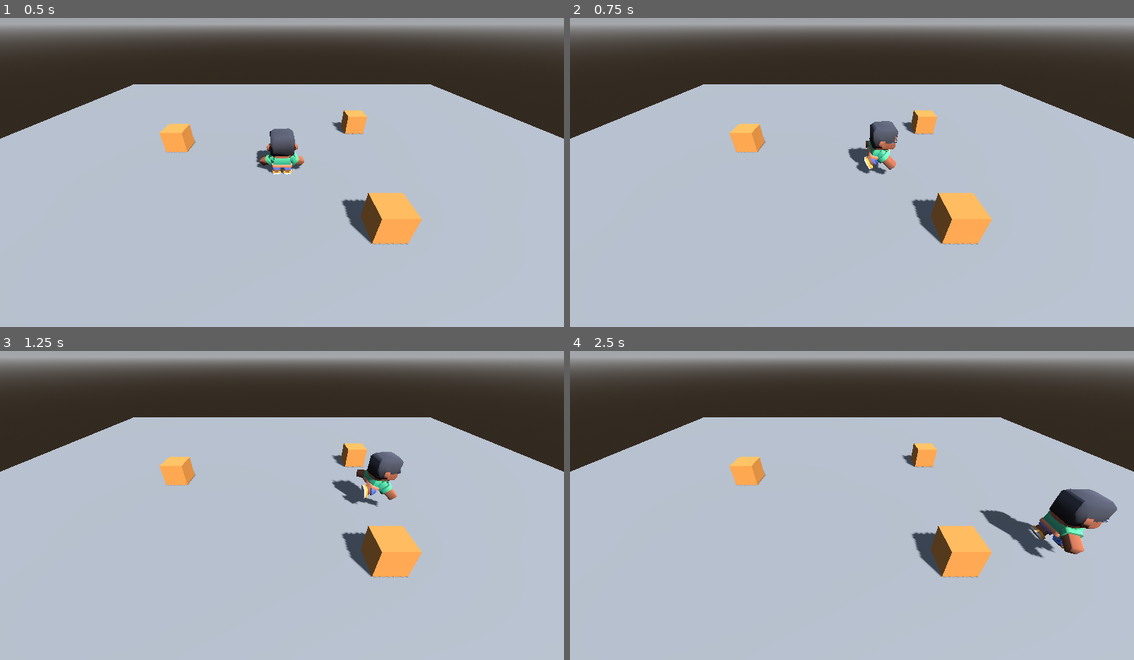
Above: before the commit, frames 1-4 (two rows, left to right).
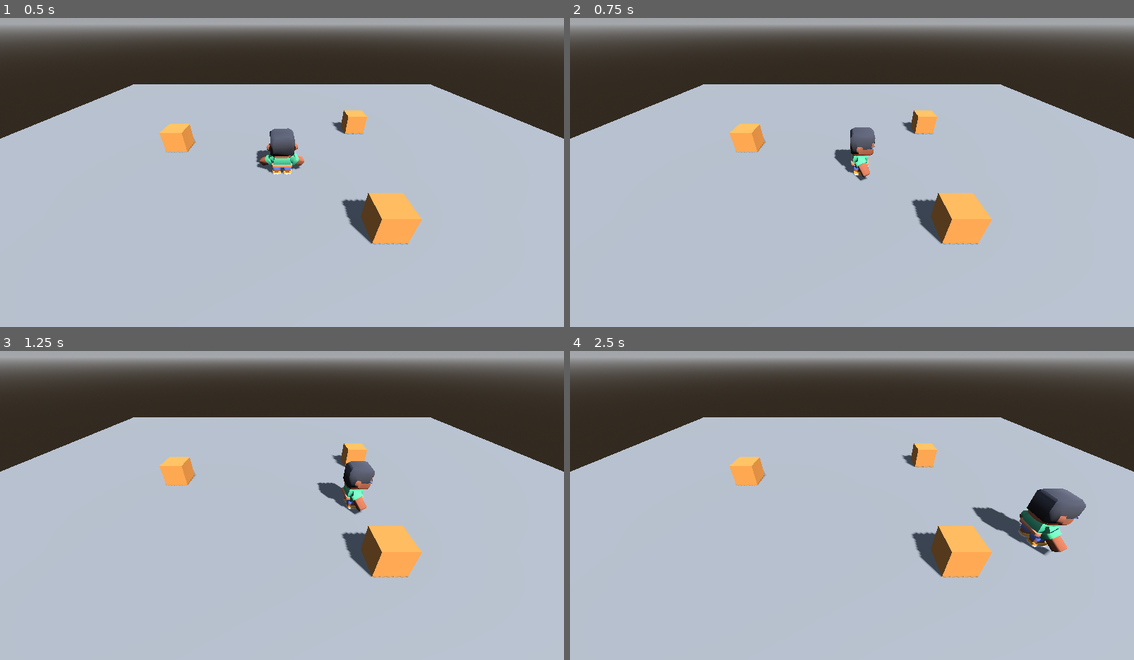
Above: after the commit, the same moments.

Repository: juan-camiloo/Click-the-button
Game: Godot game, scene res://main.tscn
Same seed, same stepped clock (60 frames per second), same inputs: the game is played once before the commit and once after it.
Inputs:
- Up to frame 1 (0.5 s): no input
- Up to frame 2 (0.75 s): tap Enter at 0.5 s; hold D (move_right) from 0.53 s (still down); hold Shift (correr) from 0.53 s (still down)
- Up to frame 3 (1.25 s): keep holding D (move_right); keep holding Shift (correr)
- Up to frame 4 (2.5 s): release D (move_right) at 1.28 s; release Shift (correr) at 1.28 s; hold S (move_down) 1.28-2.03 s; tap Shift (correr) at 1.35 s; hold D (move_right) from 2.03 s (still down); hold Shift (correr) from 2.03 s (still down)

Frame 1 is identical in both runs. In frame 2, 1.4% of the frame differs, in the area x 46-59%, y 33-53%; in frame 3, 1.6%; in frame 4, 2.8%, in the area x 71-97%, y 44-67%.

Commit message:
T7 N2 - Tarea A - arranque y frenado

Diff:
--- a/personaje.gd
+++ b/personaje.gd
@@ -3,11 +3,13 @@
 @export var camara: Camera3D
 @export var speed_caminar = 3.0
 @export var speed_correr = 5.2
+@export var tiempo_arranque = 0.30
 @onready var anim = $Modelo/AnimationPlayer
 
 var multiplicador = 1.0
 var empuje = Vector3.ZERO
 var accion = ""
+var avance = Vector3.ZERO
 
 func _ready():
 	if camara == null:
@@ -26,16 +28,21 @@
 	var corre = Input.is_action_pressed("correr")
 	var speed = speed_correr if corre else speed_caminar
 
-	velocity.x = direction.x * speed * multiplicador + empuje.x
-	velocity.z = direction.z * speed * multiplicador + empuje.z
+	var objetivo = direction * speed * multiplicador
+	var paso = speed / tiempo_arranque * delta
+	avance = avance.move_toward(objetivo, paso)
+
+	velocity.x = avance.x + empuje.x
+	velocity.z = avance.z + empuje.z
 
 	if direction.length() > 0:
 		basis = Basis.looking_at(direction)
 
 	move_and_slide()
 
-	if velocity.length() > 0.1:
-		if corre:
+	var rapidez = Vector2(velocity.x, velocity.z).length()
+	if rapidez > 0.1:
+		if rapidez > speed_caminar + 0.1:
 			anim.play("sprint")
 		else:
 			anim.play("walk")
